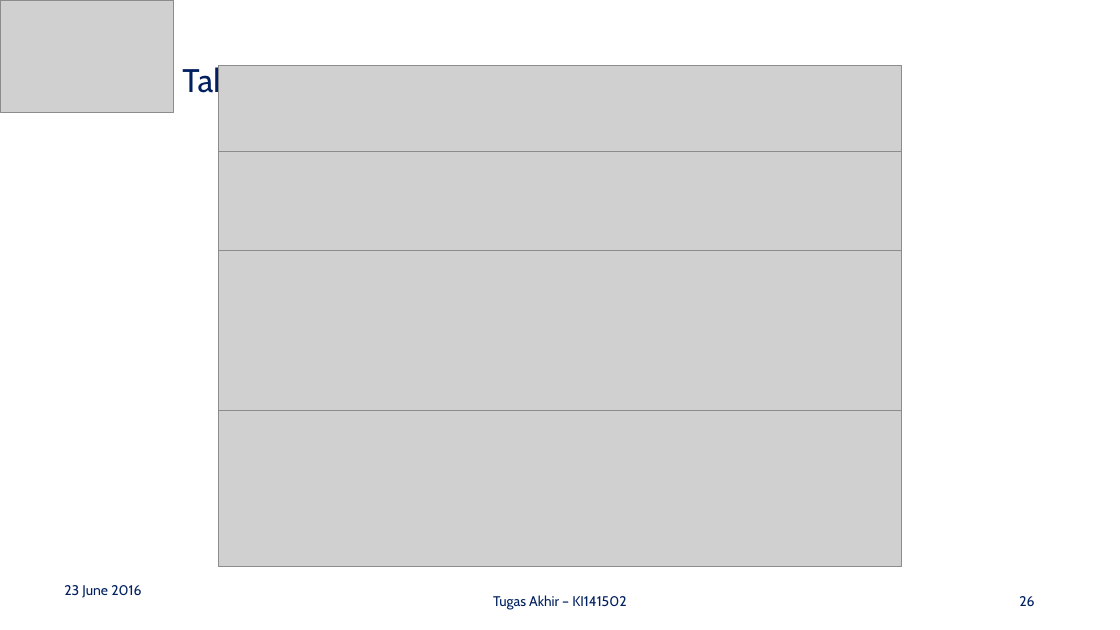
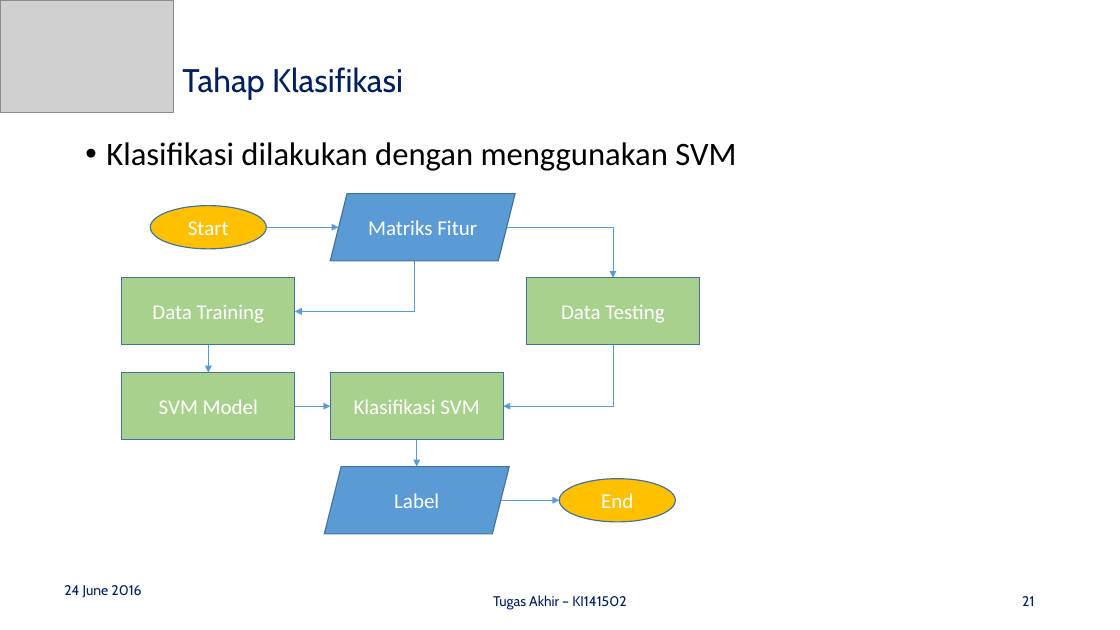
Before and after one commit to mustofa27/tugasAkhir, a slide deck: slide 21 of Bismillah Buku TA/Presentasi-TA_Ahmad-Mustofa_5112100100.pptx (slide 26 before the commit). Drawn at 1120x630 pixels with LibreOffice and Linux fonts; fonts in the diff are those of the drawing; grey boxes stand for pictures. Boxes give left, top, right and bottom in pixels: in the first picture for what was removed or moved away, otherwise in the second. Text is boxed around its words. In the diff, an @@ line names an element or a change of style, - is before the commit and + after.

```diff
--- a/Bismillah Buku TA/Presentasi-TA_Ahmad-Mustofa_5112100100.pptx
+++ b/Bismillah Buku TA/Presentasi-TA_Ahmad-Mustofa_5112100100.pptx
@@ picture removed at (218, 66, 902, 151) @@
@@ text added at (106, 142, 736, 171), 28 pt, text #000000 @@
+• Klasifikasi dilakukan dengan menggunakan SVM
@@ picture removed at (218, 152, 902, 251) @@
@@ ellipse added at (150, 206, 266, 249), fill #FFC000, outline #43739E 1 pt, 18 pt, text #FFFFFF @@
+Start
@@ parallelogram added at (330, 194, 515, 261), fill #5B9BD5, outline #43739E 1 pt, 18 pt, text #FFFFFF @@
+Matriks Fitur
@@ arrow added from (266, 228) to (339, 228), #5B9BD5 0.5 pt @@
@@ elbow arrow added from (507, 228) to (613, 278), #5B9BD5 0.5 pt @@
@@ picture removed at (218, 251, 902, 411) @@
@@ elbow arrow added from (414, 261) to (295, 312), #5B9BD5 0.5 pt @@
@@ rectangle added at (122, 278, 295, 345), fill #A9D18E, outline #43739E 1 pt, 18 pt, text #FFFFFF @@
+Data Training
@@ rectangle added at (527, 278, 700, 345), fill #A9D18E, outline #43739E 1 pt, 18 pt, text #FFFFFF @@
+Data Testing
@@ arrow added from (208, 345) to (208, 373), #5B9BD5 0.5 pt @@
@@ elbow arrow added from (613, 345) to (503, 407), #5B9BD5 0.5 pt @@
@@ rectangle added at (122, 373, 295, 440), fill #A9D18E, outline #43739E 1 pt, 18 pt, text #FFFFFF @@
+SVM Model
@@ rectangle added at (330, 373, 503, 440), fill #A9D18E, outline #43739E 1 pt, 18 pt, text #FFFFFF @@
+Klasifikasi SVM
@@ picture removed at (218, 410, 902, 566) @@
@@ arrow added from (295, 407) to (330, 407), #5B9BD5 0.5 pt @@
@@ arrow added from (417, 440) to (417, 467), #5B9BD5 0.5 pt @@
@@ parallelogram added at (324, 467, 509, 534), fill #5B9BD5, outline #43739E 1 pt, 18 pt, text #FFFFFF @@
+Label
@@ ellipse added at (560, 479, 676, 522), fill #FFC000, outline #43739E 1 pt, 18 pt, text #FFFFFF @@
+End
@@ arrow added from (501, 501) to (560, 501), #5B9BD5 0.5 pt @@
@@ text at (64, 585, 141, 598): text changed @@
-23 June 2016
+24 June 2016
@@ page number at (1022, 596, 1034, 606): text changed @@
-26
+21
```
Also in this commit, not shown: 42 other slides changed, 1 slide added, 16 slides removed, 14 other files.
